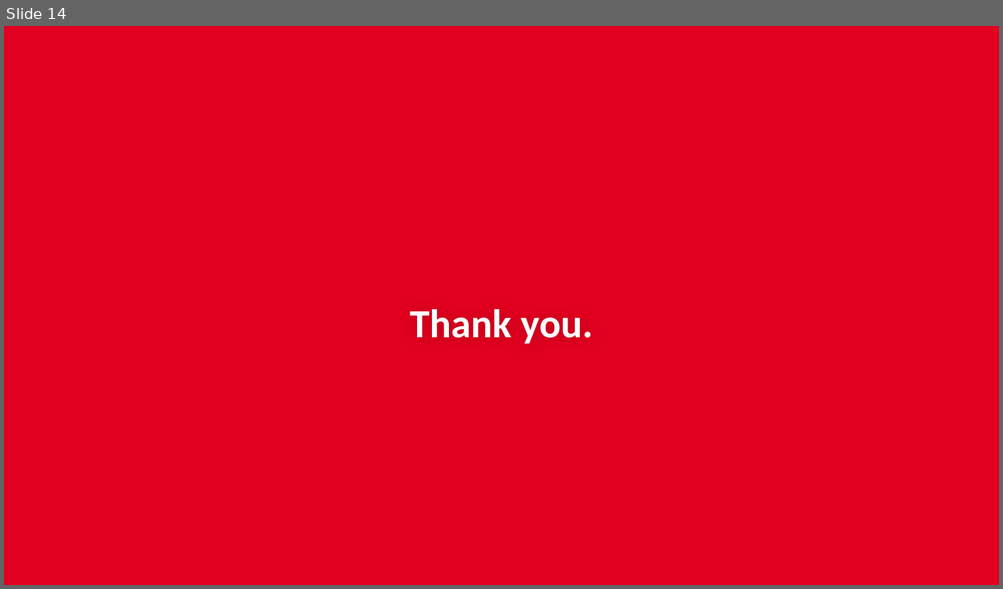
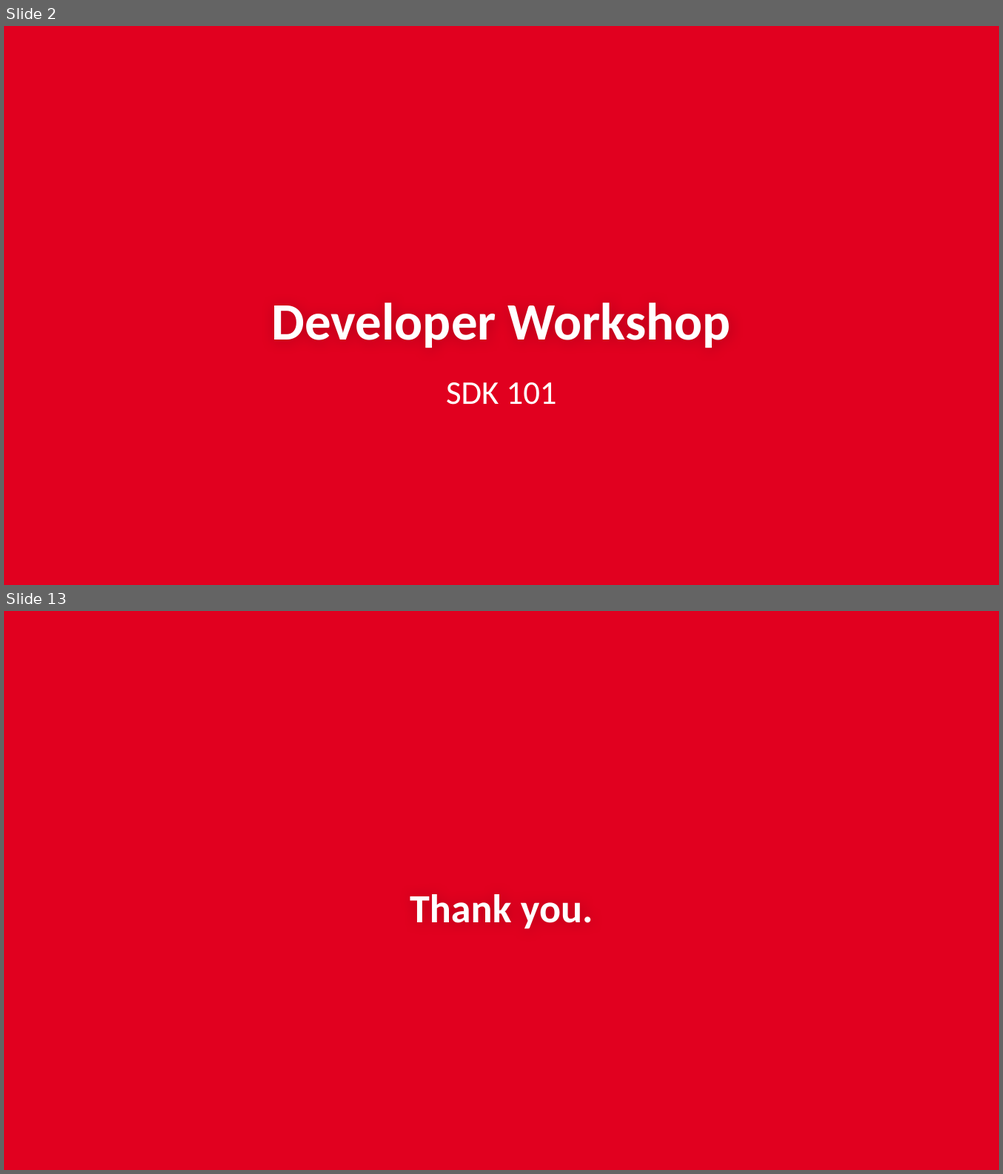
Before and after one commit to subalakr/workshop, a slide deck: server/presentations/02_SDKs.pptx. Shown one above the other, each under a label of ours: slide 14 before the commit, slides 2 and 13 after it; the slides between them are not shown. The pictures are 1003x589 and 1003x1174 pixels, drawn with LibreOffice and Linux fonts; fonts in the diff are those of the drawing; background and template pictures are left out. Boxes give left, top, right and bottom in pixels: in the first picture for what was removed or moved away, otherwise in the second. Text is boxed around its words. In the diff, an @@ line names an element or a change of style, - is before the commit and + after.

```diff
--- a/server/presentations/02_SDKs.pptx
+++ b/server/presentations/02_SDKs.pptx
@@ slide 2 added at box(4, 26, 999, 585), background #E1001F @@
@@ title added at box(272, 303, 731, 348), 38 pt, text #FFFFFF, bold @@
+Developer Workshop
@@ subtitle added at box(446, 383, 557, 405), 24 pt, text #FFFFFF @@
+SDK 101
@@ what was slide 14 is now slide 13 @@
```
Also in this commit, not shown: 12 slides changed, 11 other slides added, 2 slides removed.
